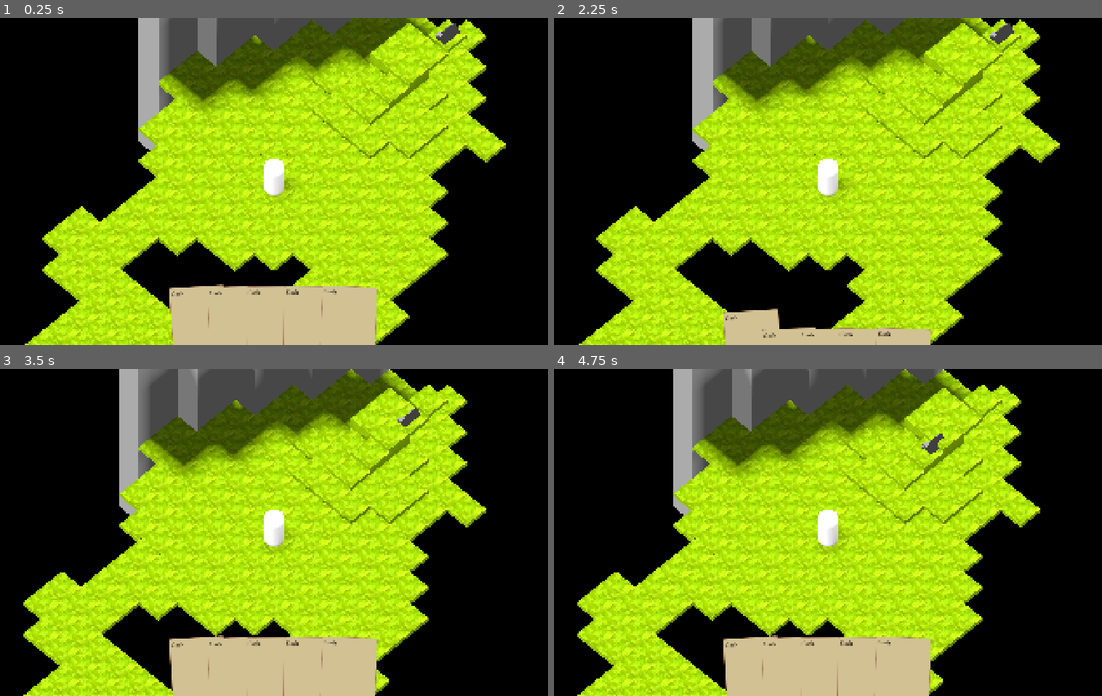
Above: before the commit, frames 1-4 (two rows, left to right).
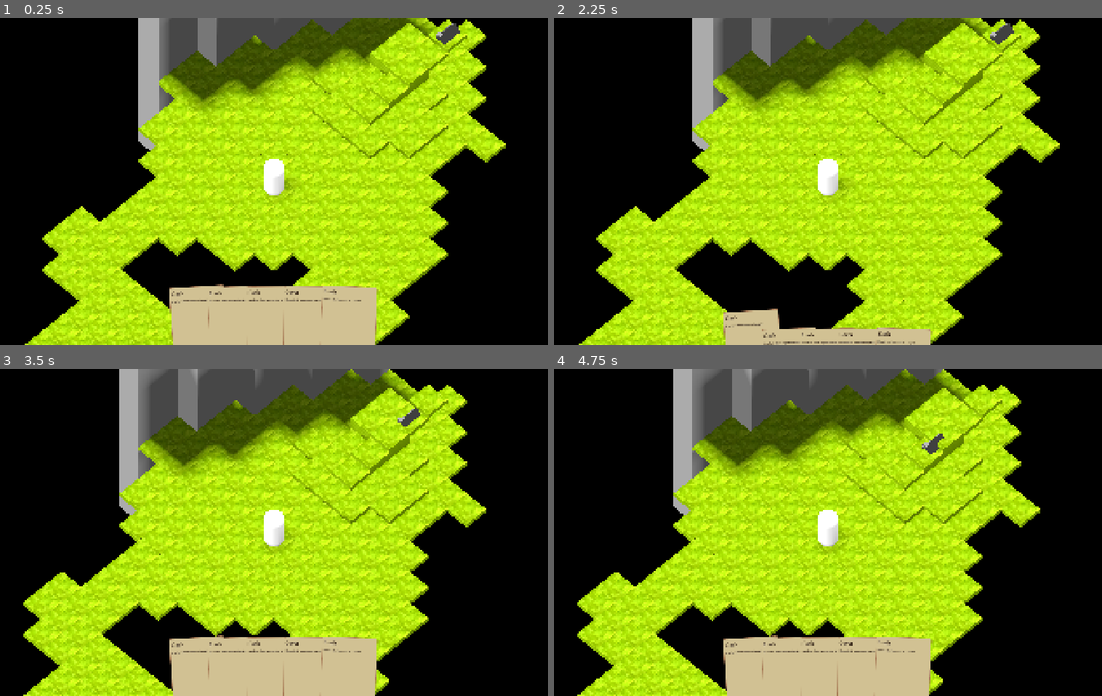
Above: after the commit, the same moments.

Repository: meelkor/veilways
Game: Godot game, scene res://prototype.tscn
Two runs of this game, one before a commit and one after it. Both use one fixed random seed, a clock stepped at 60 frames per second and the inputs below.
Inputs (mouse positions are in pixels of both pictures, inside the frame that each line leads up to):
- Up to frame 1 (0.25 s): no input
- Up to frame 2 (2.25 s): click (751, 318) at 0.52 s; click (751, 344) at 1.25 s; click (751, 318) at 2.02 s
- Up to frame 3 (3.5 s): tap Enter at 2.75 s; move the mouse to (400, 516) at 2.77 s; click (400, 516) at 2.92 s
- Up to frame 4 (4.75 s): move the mouse to (712, 548) at 3.52 s; click (712, 548) at 3.67 s; move the mouse to (888, 460) at 4.27 s; click (888, 460) at 4.42 s

The runs differ from the first frame. In frame 1, 0.2% of the frame differs, in the area x 31-66%, y 82-88%; in frame 2, 0.2%, in the area x 31-66%, y 93-100%; in frame 3, 0.2%; in frame 4, 0.2%.

Commit message:
add cover card and add support for self-targeted cards

Diff:
--- /dev/null
+++ b/content/cards/cover.tres
@@ -0,0 +1,16 @@
+[gd_resource type="Resource" script_class="Card" load_steps=5 format=3 uid="uid://sx1ic2jkylu"]
+
+[ext_resource type="Script" uid="uid://dd6vpnwl2234m" path="res://lib/condition/condition.gd" id="1_r12qx"]
+[ext_resource type="Script" uid="uid://rx7tm062e4w" path="res://lib/cards/card_effect_deal.gd" id="2_00vxe"]
+[ext_resource type="Script" uid="uid://bvk7isnhf4iqe" path="res://lib/cards/card.gd" id="3_yf83w"]
+
+[sub_resource type="Resource" id="Resource_r12qx"]
+script = ExtResource("2_00vxe")
+temp_hp = 2
+metadata/_custom_type_script = "uid://rx7tm062e4w"
+
+[resource]
+script = ExtResource("3_yf83w")
+name = "Cover"
+effect = SubResource("Resource_r12qx")
+metadata/_custom_type_script = "uid://bvk7isnhf4iqe"
--- a/lib/actor/player.gd
+++ b/lib/actor/player.gd
@@ -35,7 +35,7 @@
 func _ready() -> void:
 	super._ready()
 	if not Engine.is_editor_hint():
-		Game.instance.active_card_changed.connect(_update_range_decals)
+		Game.instance.active_card_changed.connect(_prepare_card_decals)
 		Game.instance.progressed.connect(_update_arrow_decal)
 
 
@@ -60,7 +60,7 @@
 	_arrow.position = _last_direction
 
 
-func _update_range_decals() -> void:
+func _prepare_card_decals() -> void:
 	const CARDINALS: Array[Vector3] = [Vector3.BACK, Vector3.FORWARD, Vector3.LEFT, Vector3.RIGHT]
 	const DIAGONALS: Array[Vector3] = [Vector3.BACK + Vector3.LEFT, Vector3.LEFT + Vector3.FORWARD, Vector3.FORWARD + Vector3.RIGHT, Vector3.RIGHT + Vector3.BACK]
 	for child in _range_decals.get_children():
@@ -69,28 +69,34 @@
 		_effect_decals.remove_child(child)
 	var card := Game.instance.active_card.card if Game.instance.active_card else null
 	if card:
-		for i in range(1, card.effect.range_tiles + 1):
-			for vec in CARDINALS:
-				var decal := preload("res://lib/actor/range_area.tscn").instantiate() as Decal
-				decal.position = vec * i
-				_range_decals.add_child(decal)
-			if i % 2 == 0:
-				for vec in DIAGONALS:
+		if card.effect.range_tiles == 0:
+			var decal := preload("res://lib/actor/effect_area.tscn").instantiate() as Decal
+			decal.position = Vector3.ZERO
+			_effect_decals.add_child(decal)
+		else:
+			for i in range(1, card.effect.range_tiles + 1):
+				for vec in CARDINALS:
 					var decal := preload("res://lib/actor/range_area.tscn").instantiate() as Decal
-					decal.position = vec * i / 2
+					decal.position = vec * i
 					_range_decals.add_child(decal)
+				if i % 2 == 0:
+					for vec in DIAGONALS:
+						var decal := preload("res://lib/actor/range_area.tscn").instantiate() as Decal
+						decal.position = vec * i / 2
+						_range_decals.add_child(decal)
 
-		_effect_decals.add_child(preload("res://lib/actor/effect_area.tscn").instantiate() as Decal)
-		for i in range(1, card.effect.radius_tiles):
-			for vec in CARDINALS:
-				var decal := preload("res://lib/actor/effect_area.tscn").instantiate() as Decal
-				decal.position = vec * i
-				_effect_decals.add_child(decal)
-			if i % 2 == 0:
-				for vec in DIAGONALS:
+			_effect_decals.add_child(preload("res://lib/actor/effect_area.tscn").instantiate() as Decal)
+			for i in range(1, card.effect.radius_tiles):
+				for vec in CARDINALS:
 					var decal := preload("res://lib/actor/effect_area.tscn").instantiate() as Decal
-					decal.position = vec * i / 2
+					decal.position = vec * i
 					_effect_decals.add_child(decal)
+				if i % 2 == 0:
+					for vec in DIAGONALS:
+						var decal := preload("res://lib/actor/effect_area.tscn").instantiate() as Decal
+						decal.position = vec * i / 2
+						_effect_decals.add_child(decal)
+		_update_effect_decals()
 
 
 func _unhandled_input(event: InputEvent) -> void:
@@ -102,6 +108,8 @@
 			if game.active_card:
 				_mouse_down = false
 				var target_tile := _get_cursor_coordinate()
+				if game.active_card.card.is_self():
+					target_tile = coordinate
 				if can_cast_card_to(game.active_card.card, target_tile):
 					var pointer := game.active_card
 					game.active_card = null
@@ -126,14 +134,26 @@
 			_last_direction = Vector3(-1, 0, 0)
 
 		_update_arrow_decal()
+		_update_effect_decals()
 
-		if game.active_card:
-			var cursor_coord := _get_cursor_coordinate()
-			_effect_decals.position = Vector3(cursor_coord) + Vector3(0.5, 0, 0.5)
-			var distance := absi(coordinate.x - cursor_coord.x) + absi(coordinate.z - cursor_coord.z)
-			var decal_cl := Color.GREEN if distance <= game.active_card.card.effect.range_tiles and distance > 0 else Color.RED
-			for decal: Decal in _effect_decals.get_children():
-				decal.modulate = decal_cl
+
+func _update_effect_decals() -> void:
+	var game := Game.instance
+	if game.active_card:
+		var card := game.active_card.card
+		var range_tiles := card.effect.range_tiles
+		var target_tile := _get_cursor_coordinate()
+		if card.is_self():
+			target_tile = coordinate
+
+		_effect_decals.position = Vector3(target_tile) + Vector3(0.5, 0, 0.5)
+		var distance := absi(coordinate.x - target_tile.x) + absi(coordinate.z - target_tile.z)
+		# todo: maybe range check should be moved into is_valid? or separate
+		# method?
+		var valid := distance <= card.effect.range_tiles and (distance > 0 or card.is_self()) and card.effect.is_valid(self, target_tile)
+		var decal_cl := Color.GREEN if valid else Color.RED
+		for decal: Decal in _effect_decals.get_children():
+			decal.modulate = decal_cl
 
 
 func _get_cursor_world_position() -> Vector3:
--- a/lib/cards/card.gd
+++ b/lib/cards/card.gd
@@ -13,3 +13,9 @@
 			return description
 		else:
 			return effect.description
+
+
+## Return true if card can be only target on self and thus target selection
+## doesn't need to happen.
+func is_self() -> bool:
+	return effect.range_tiles == 0
--- a/lib/cards/card_effect.gd
+++ b/lib/cards/card_effect.gd
@@ -3,12 +3,12 @@
 extends Resource
 
 ## Area of effect. Assumes circular AoE if more than 1.
-@export var radius_tiles: int:
+@export_range(1, 8, 1) var radius_tiles: int:
 	get = _get_radius_tiles
 
 ## Range of the target tile that may be selected as target. 1 = only one tile
 ## in 4 cardinal directions. 2 = two tiles in 4 cardinal directions and 1 tiles
-## in diagonals
+## in diagonals. 0 = self, unless 0 cards cannot target source actor
 @export var range_tiles: int:
 	get = _get_range_tiles
 
--- a/lib/cards/card_effect_deal.gd
+++ b/lib/cards/card_effect_deal.gd
@@ -1,9 +1,10 @@
+## Basic effect which deals static amount of damage/hp/conditions
 class_name CardEffectDeal
 extends CardEffect
 
-@export var color: Enums.EffectColor
+@export var damage: int
 
-@export var damage: int
+@export var temp_hp: int
 
 @export var requires_actor_target: bool
 
@@ -12,9 +13,21 @@
 
 func is_valid(actor: Actor, target: Vector3i) -> bool:
 	var target_actor := Game.instance.get_tile_actor(target)
-	return !!target_actor and actor != target_actor
+	return !!target_actor and (range_tiles == 0) == (actor == target_actor)
 
 
 func execute(actor: Actor, target: Vector3i) -> void:
 	var target_actor := Game.instance.get_tile_actor(target)
-	Game.instance.deal_damage(actor, target_actor, damage)
+	if damage > 0:
+		Game.instance.deal_damage(actor, target_actor, damage)
+	if temp_hp > 0:
+		Game.instance.grant_temp_hp(target_actor, temp_hp)
+
+
+func _get_description() -> String:
+	var lines: Array[String]
+	if damage > 0:
+		lines.append("Deals %s damage to target." % temp_hp)
+	if temp_hp > 0:
+		lines.append("Grants %s temporary HP." % temp_hp)
+	return "\n".join(lines)
--- a/lib/deck.gd
+++ b/lib/deck.gd
@@ -29,7 +29,7 @@
 
 ## Return discard pile into drawing deck and shuffle
 func shuffle() -> void:
-	hand.append_array(discard_pile)
+	drawing_deck.append_array(discard_pile)
 	discard_pile.resize(0)
 	hand.shuffle()
 	emit_changed()
--- a/lib/game.gd
+++ b/lib/game.gd
@@ -85,6 +85,10 @@
 	target_actor.hp = maxi(0, target_actor.hp - amount)
 	if target_actor.hp == 0:
 		kill(target_actor)
+
+
+func grant_temp_hp(target_actor: Actor, amount: int) -> void:
+	target_actor.temp_hp += mini(amount, target_actor.max_hp)
 
 
 func kill(actor: Actor) -> void:
--- a/prototype.tscn
+++ b/prototype.tscn
@@ -7,12 +7,13 @@
 [ext_resource type="Script" uid="uid://bvk7isnhf4iqe" path="res://lib/cards/card.gd" id="3_mbk3n"]
 [ext_resource type="Script" uid="uid://dmdhu2kxcbu8s" path="res://lib/deck.gd" id="4_1ixuk"]
 [ext_resource type="Resource" uid="uid://ogd6w3xilsd0" path="res://content/cards/slash.tres" id="4_8y2k3"]
+[ext_resource type="Resource" uid="uid://sx1ic2jkylu" path="res://content/cards/cover.tres" id="4_bk8nm"]
 [ext_resource type="MeshLibrary" uid="uid://q0hyd0ir0hg3" path="res://prototype_mesh_library.tres" id="5_8y2k3"]
 [ext_resource type="PackedScene" uid="uid://bc3yndrscy4kr" path="res://ui/hand_cards/hand_cards.tscn" id="7_8y2k3"]
 
 [sub_resource type="Resource" id="Resource_8y2k3"]
 script = ExtResource("4_1ixuk")
-drawing_deck = Array[ExtResource("3_mbk3n")]([ExtResource("4_8y2k3"), ExtResource("4_8y2k3"), ExtResource("4_8y2k3"), ExtResource("4_8y2k3"), ExtResource("4_8y2k3"), ExtResource("4_8y2k3")])
+drawing_deck = Array[ExtResource("3_mbk3n")]([ExtResource("4_bk8nm"), ExtResource("4_8y2k3"), ExtResource("4_8y2k3"), ExtResource("4_8y2k3"), ExtResource("4_8y2k3"), ExtResource("4_bk8nm"), ExtResource("4_8y2k3")])
 metadata/_custom_type_script = "uid://dmdhu2kxcbu8s"
 
 [sub_resource type="Environment" id="Environment_8y2k3"]
Not shown: 1 places in prototype.tscn that only renumber resources
